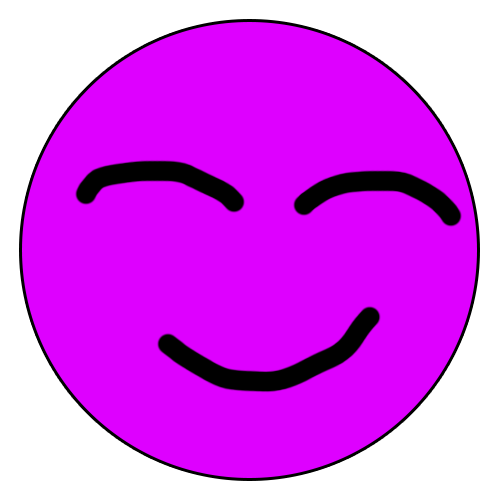
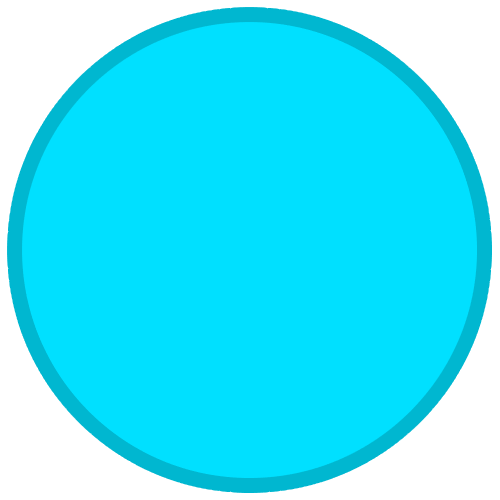
Revision of a layered 500 x 500 image; what changed, layer by layer:
removed layer "Calque 1" over [74, 159, 463, 393]
painted on "Ellipse 1" over [22, 22, 477, 478]
